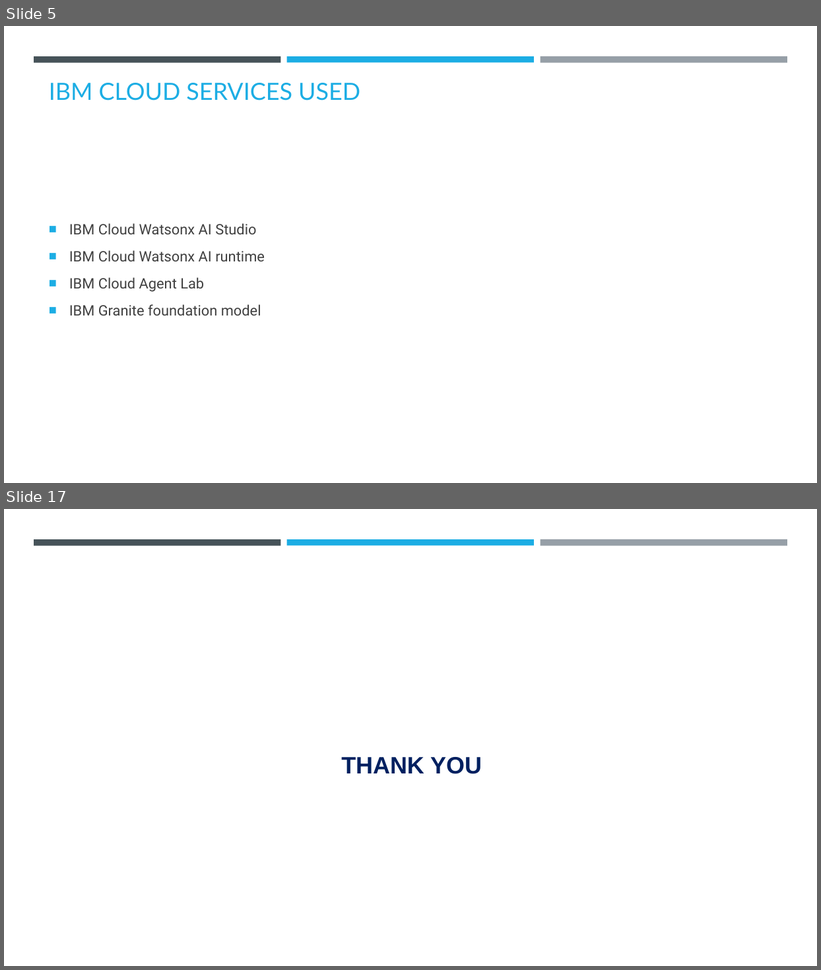
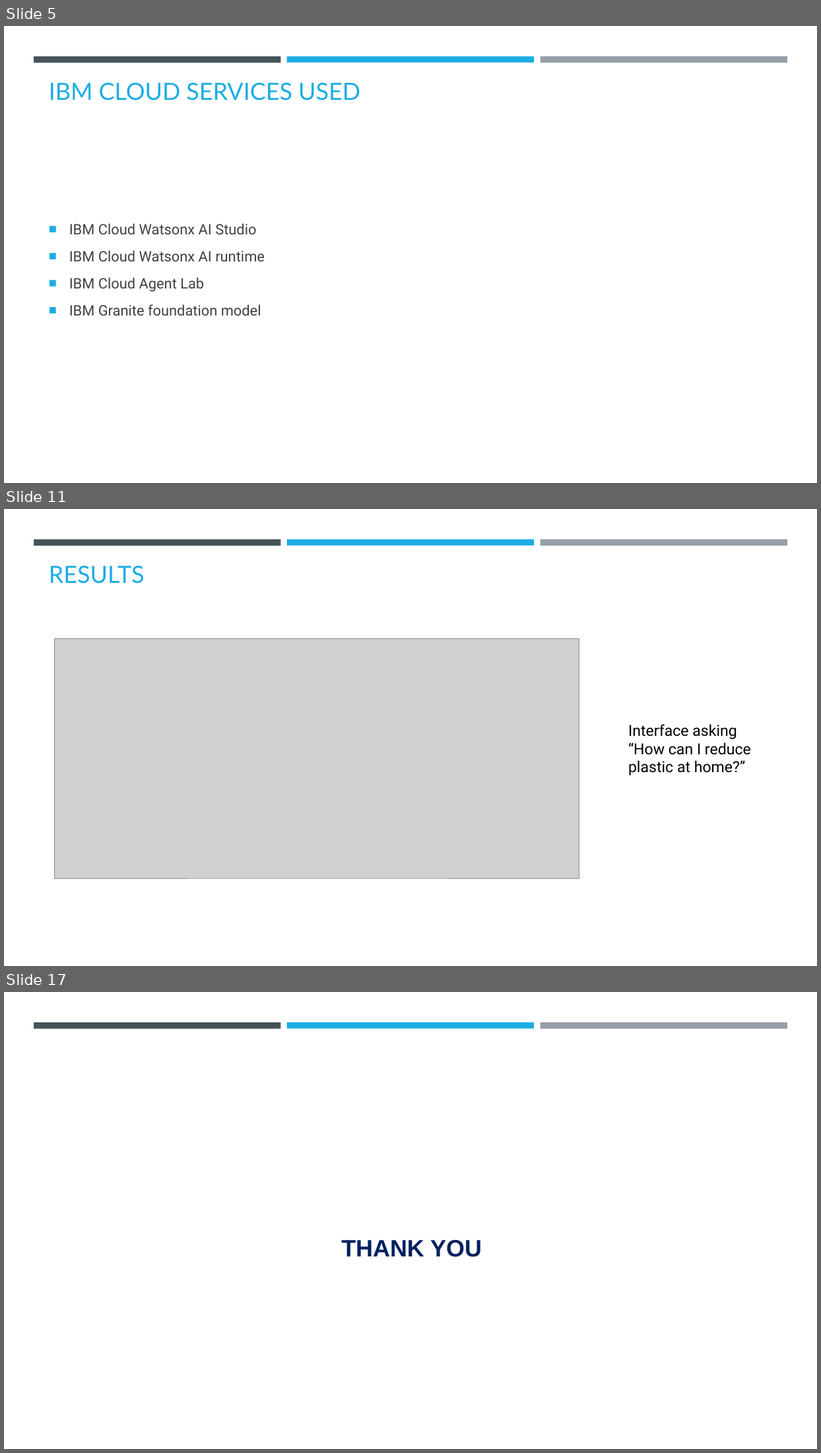
Before and after one commit to Shreyayadav111/ECO_AGENT, a slide deck: ECO_LIFESTYLE(SHREYA YADAV).pptx. Shown one above the other, each under a label of ours: slides 5 and 17 before the commit, slides 5, 11 and 17 after it; the slides between them are not shown. The pictures are 821x970 and 821x1453 pixels, drawn with LibreOffice and Linux fonts; fonts in the diff are those of the drawing; grey boxes stand for pictures; background and template pictures are left out. Boxes give left, top, right and bottom in pixels: in the first picture for what was removed or moved away, otherwise in the second. Text is boxed around its words. In the diff, an @@ line names an element or a change of style, - is before the commit and + after.

```diff
--- a/ECO_LIFESTYLE(SHREYA YADAV).pptx
+++ b/ECO_LIFESTYLE(SHREYA YADAV).pptx
@@ slide 11 added at (4, 509, 817, 966), background #FFFFFF; not listed: 3 template elements that a slide beside it also shows @@
@@ title added at (49, 566, 145, 584), 28 pt, text #1CADE4 @@
+RESULTS
@@ picture added at (55, 639, 580, 879) @@
@@ text added at (628, 724, 751, 776), 18 pt, text #000000 @@
+Interface asking
+“How can I reduce plastic at home?”
```
Also in this commit, not shown: 9 slides changed, 4 other slides added, 5 slides removed, 1 other file.
